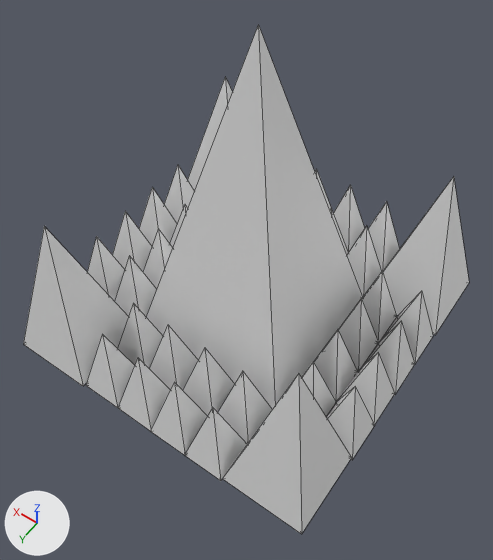
An edit to the OBJ model Resources/assets/artificer/textures/models/Spike.obj, drawn before and after from the same camera.
Rendered twice from a 50 mm camera at (-0.207, 1.531, 1.765) aimed at (0.426, 0.645, 0.374). Arrows for +X, +Y and +Z are at lower left; the lights stay in place. Mesh edges are drawn as thin lines. Where no turn or scale is listed for an object, it has been applied to the vertices. Vertices at the same position are counted once.

Objects in the first picture: 'Spike'.
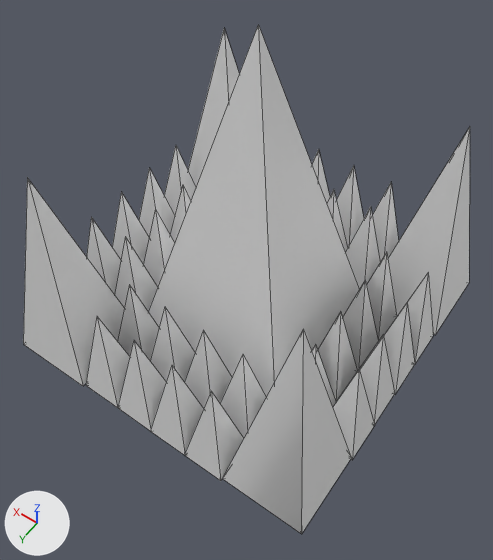
Location of each change, (x1, y1, x2, y2) in pixels of the pictures (493 x 560 px; the box of a moved part takes in the faces that stretch with it):
'Spike', reshaped
    before: (23, 24, 469, 534)
    after: (23, 24, 470, 534)
part 1 of me_spike, moved or reshaped
    before: (383, 177, 469, 335)
    after: (388, 127, 470, 335)
part 2 of me_spike, moved or reshaped
    before: (23, 226, 128, 386)
    after: (23, 177, 124, 386)
part 3 of me_spike, built on
    before: (86, 165, 433, 480)
    after: (86, 146, 433, 534)
part 4 of me_spike, moved or reshaped
    before: (187, 77, 232, 191)
    after: (188, 29, 239, 187)

The edits, one by one:
me_spike is used by ob_spike; location (0.0, 0.0, 0.0).
Verts and faces of me_spike; kept vertices keep their numbers, new ones are numbered from 222.
Before the commit, vertices of me_spike: 6 (0.122, 0.125, 0.505) at pixel (453, 176).
Before the commit, vertices of me_spike: 12 (0.88, 0.88, 0.5) at pixel (44, 225).
Before the commit, vertices of me_spike: 24 (0.88, 0.12, 0.5) at pixel (225, 76).
me_spike had 222 vertices, 296 faces and spanned x -0.003..1.005, y -0.005..1.005, z 0.0..1.0.
me_spike now has 223 vertices, 300 faces and spans x -0.003..1.005, y -0.005..1.005, z 0.0..1.0.
Part 1, on me_spike:
Vertex 6 moves to (0.122, 0.125, 0.671), pixel (469, 126).
Part 2, on me_spike:
Vertex 12 moves to (0.88, 0.88, 0.666), pixel (27, 177).
Part 3, on me_spike:
32 vertices in x 0.063..0.939, y 0.063..0.937, z 0.25 move by (0.0, 0.0, 0.083).
1 vertex is added at (0.13, 0.87, 0.676).
4 new faces join them.
Part 4, on me_spike:
Vertex 24 moves to (0.88, 0.12, 0.666), pixel (224, 27).
